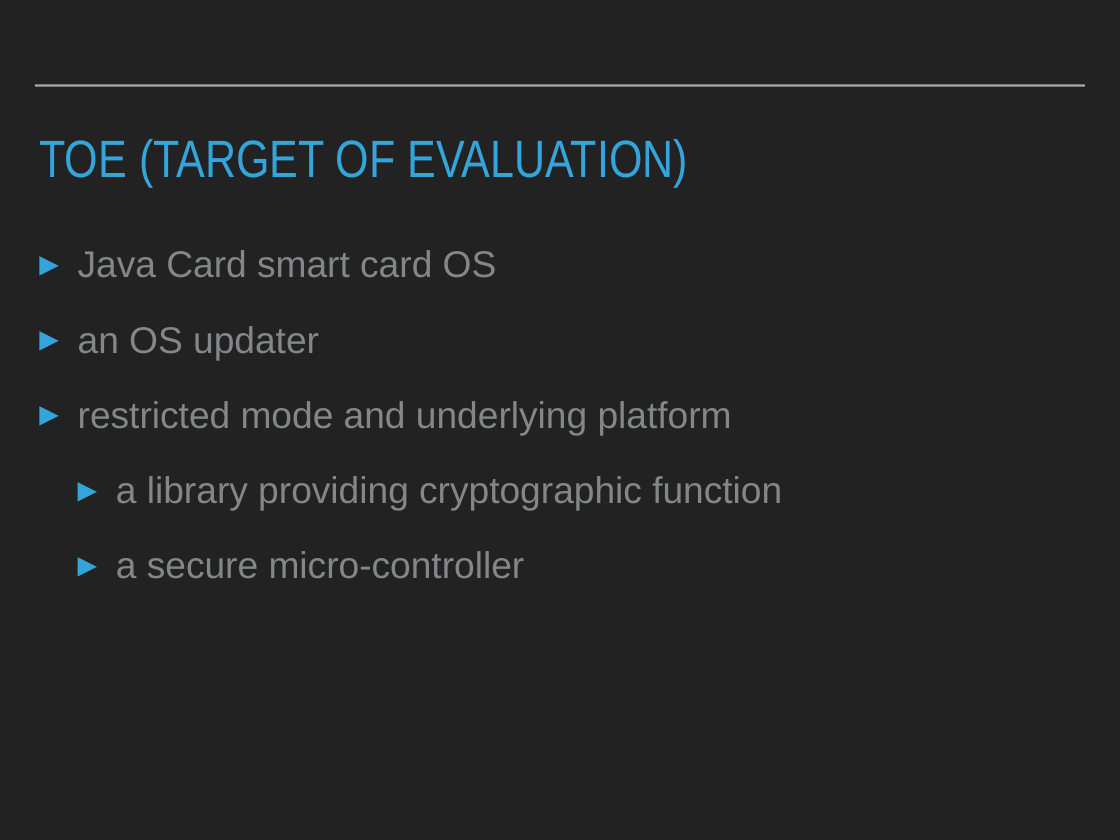
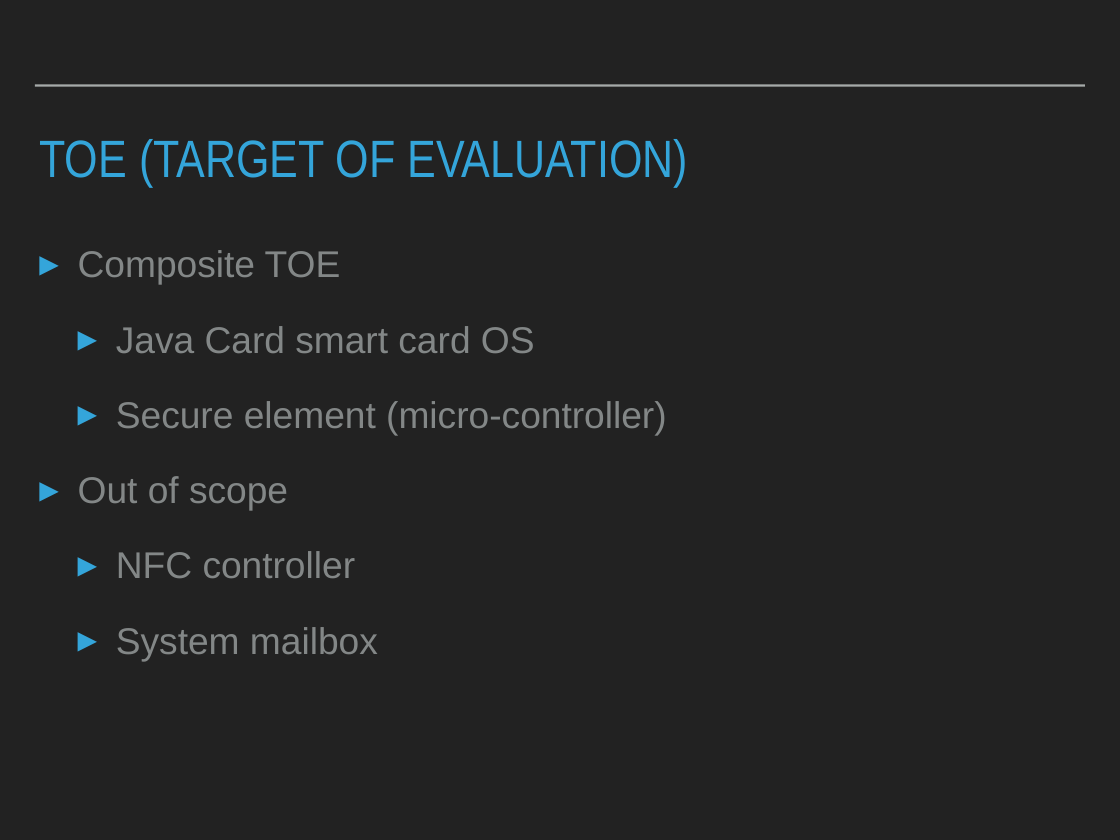
Before and after one commit to amalchukkinin/PV204, a slide deck: slide 2 of hrasna.pptx. Drawn at 1120x840 pixels with LibreOffice and Linux fonts; fonts in the diff are those of the drawing. Boxes give left, top, right and bottom in pixels: in the first picture for what was removed or moved away, otherwise in the second. Text is boxed around its words. In the diff, an @@ line names an element or a change of style, - is before the commit and + after.

```diff
--- a/hrasna.pptx
+++ b/hrasna.pptx
@@ text at (78, 250, 341, 284): paragraph added @@
+▸ Composite TOE
@@ text at (116, 326, 535, 353): list level 1 to 2 in "Java Card smart card OS" @@
@@ text at (78, 401, 667, 660): text changed @@
-▸ an OS updater
-▸ restricted mode and underlying platform
-  ▸ a library providing cryptographic function
-  ▸ a secure micro-controller
+  ▸ Secure element (micro-controller)
+▸ Out of scope
+  ▸ NFC controller
+  ▸ System mailbox
```
Also in this commit, not shown: 1 other slide changed, 2 slides added.
